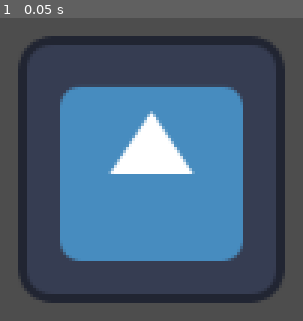
Above: before the commit, frame 1.
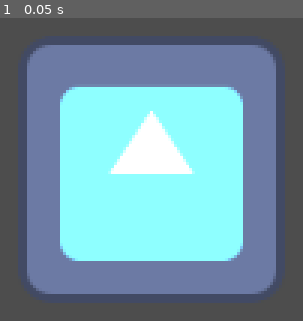
Above: after the commit, the same moment.

Repository: ParanyuLion/ArtyCoding
Game: Godot game, scene res://node_2d.tscn
Same seed, same stepped clock (60 frames per second), same inputs: the game is played once before the commit and once after it. The engine's default icon, where the game draws it, is replaced by a stand-in: a white triangle on a blue panel in a dark square.
Inputs:
- Up to frame 1 (0.05 s): no input

The runs differ from the first frame. In frame 1, 74% of the frame differs, in the area x 5-95%, y 5-95%.

Commit message:
sfgyufdhisfdhuifid

Diff:
--- a/node_2d.tscn
+++ b/node_2d.tscn
@@ -17,9 +17,9 @@
 
 func _physics_process(delta):
 	get_input()
+	get_input()
 	rotation += rotation_direction * rotation_speed * delta
 	move_and_slide()
-
 "
 
 [sub_resource type="RectangleShape2D" id="RectangleShape2D_7av28"]
@@ -38,3 +38,5 @@
 texture = ExtResource("1_2gydr")
 
 [node name="Camera2D" type="Camera2D" parent="CharacterBody2D"]
+
+[node name="DirectionalLight2D" type="DirectionalLight2D" parent="."]
